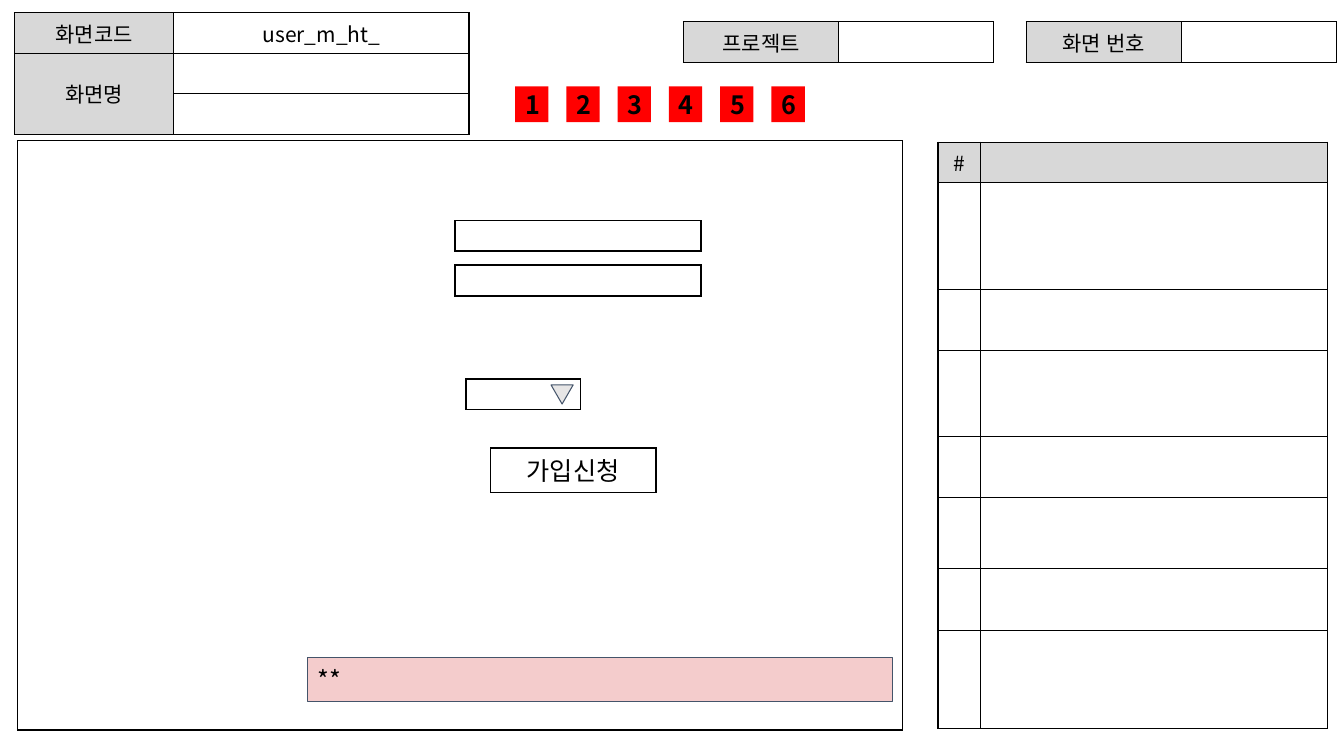
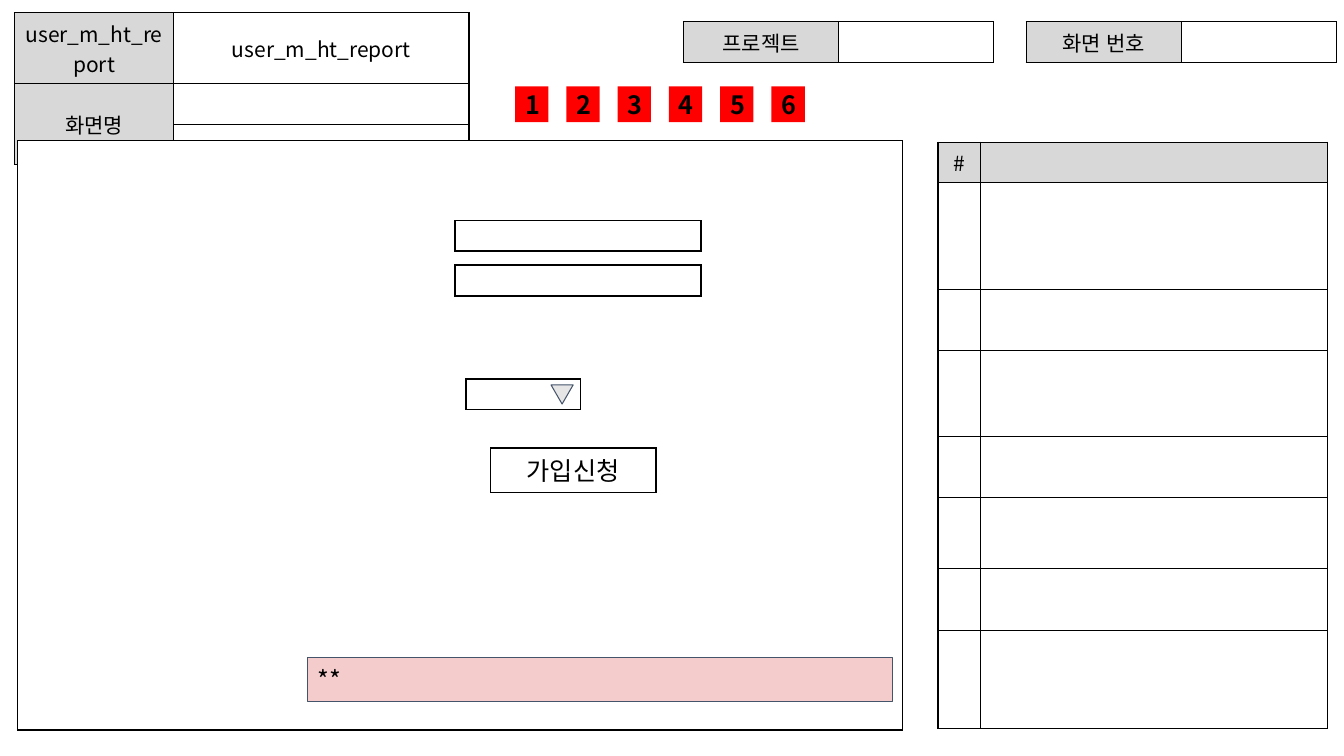
Before and after one commit to ezenteam2/EzenCrowdFunding, a slide deck: slide 15 of project03 화면설계서/project03 - 화면 설계서 - 현태.pptx. Drawn at 1344x756 pixels with LibreOffice and Linux fonts; fonts in the diff are those of the drawing. Boxes give left, top, right and bottom in pixels: in the first picture for what was removed or moved away, otherwise in the second. Text is boxed around its words. In the diff, an @@ line names an element or a change of style, - is before the commit and + after.

```diff
--- a/project03 화면설계서/project03 - 화면 설계서 - 현태.pptx
+++ b/project03 화면설계서/project03 - 화면 설계서 - 현태.pptx
@@ table at (14,13,469,144) @@
-row 1, column 1: 화면코드
+row 1, column 1: user_m_ht_report
-row 1, column 2: user_m_ht_
+row 1, column 2: user_m_ht_report
```
Also in this commit, not shown: 15 other slides changed, 2 slides removed, 1 other file.
